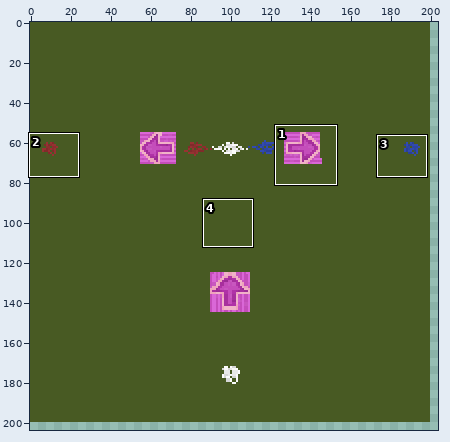
Sprite sheet -- src/main/resources/assets/antsportation/patchouli/images/split.png. The first picture is a wide view before the edit; the outline marks the close-up.
Close-up. As it was:
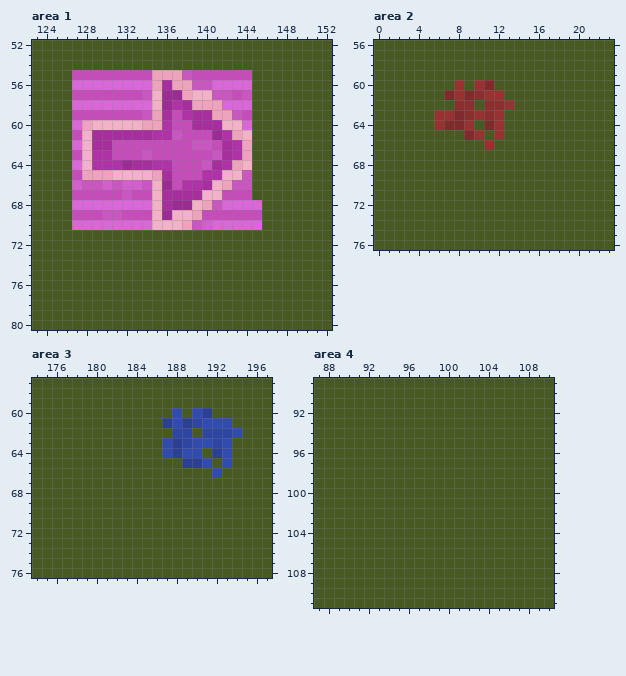
The file is 256x256 pixels. Colours within 5 levels of each other are drawn and written as one. Shown: area 1: x 123..152, y 52..80; area 2: x 0..23, y 56..76; area 3: x 174..197, y 57..76; area 4: x 87..110, y 89..111. The wide view leaves out empty margins. The commit also changed other parts of the picture, which this record leaves out.
New version:
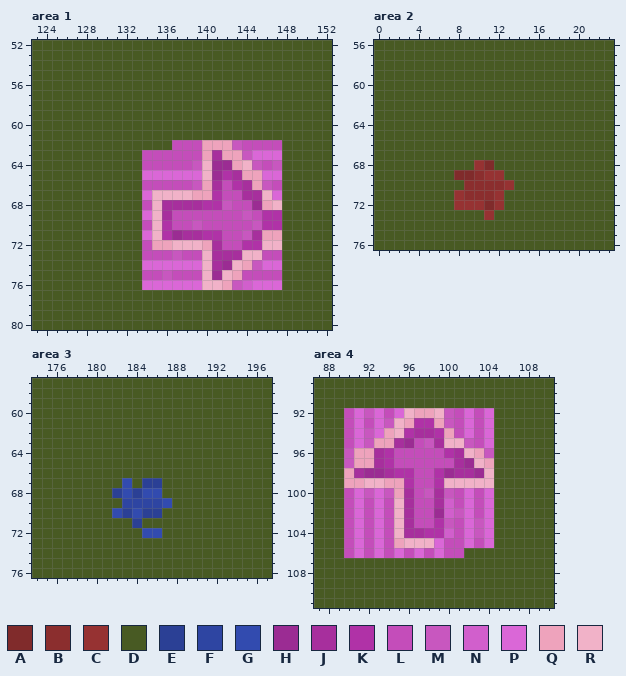
Palette (. is transparent): A #802b2b  B #8b2e2e  C #963232  D #485a23  E #2b4095  F #2e45a2  G #324baf  H #9b2c93  J #a72f9d  K #b032a7  L #c44dba  M #c857bf  N #d15fcc  P #da67d7  Q #eea3bc  R #f1b2c8
The edit:
Changed rows in their new state; - is an unchanged pixel.
Area 1:
first column x 127:
55 DDDDDDDDDDDDDDDDDD---
56 DDDDDDDDDDDDDDDDDD---
57 DDDDDDDDDDDDDDDDDD---
58 DDDDDDDDDDDDDDDDDD---
59 DDDDDDDDDDDDDDDDDD---
60 DDDDDDDDDDDDDDDDDD---
61 DDDDDDDDDDDDDDDDDD---
62 DDDDDDDDDD--LQQQMLLLL
63 DDDDDDDL-----QJQQMPPP
64 DDDDDDDLLL--MRHH--MLM
65 DDDDDDDPPPPPPRHKJQQPP
66 DDDDDDDLLL-LMQJLKJQML
67 DDDDDDDP-RRRQQK--JJRP
68 DDDDDDDL--JJJKKMLLHQR
69 DDDDDDDP-JLLL----M-KK
70 DDDDDDDL-KLL-LLLLLMKK
71 -------PRKHJJKKLLMJQQ
72 -------LQQRRRQJLLKKRR
73 -------LLLMLLRJJJRRLL
74 -------PPPPPPRJHRQMPP
75 -------LLMLLLRHRQLLLL
76 -------PPPPPPRRQMNPPP
Area 2:
first column x 6:
60 --D-DD--
61 -DDDDDD-
62 --DD-DDD
63 DDDDDDD-
64 DDDD-DD-
65 ---DD-D-
66 -----D--
68 ----CA--
69 --AABCC-
70 ---BBBBC
71 --CBBBC-
72 --CCCAC-
73 -----C--
Area 3:
first column x 182:
60 ------D-DD---
61 -----DDDDDDD-
62 ------DD-DDDD
63 -----DDDDDDD-
64 -----DDDD-DD-
65 -------DDD-D-
66 ----------D--
67 -G-EE--------
68 EGEGG--------
69 -FFFFG-------
70 GEGEE--------
71 --E----------
72 ---GG--------
Area 4:
first column x 90:
 92 LPMPLPRQQRMLPLP
 93 LPLPMRQKKQMLPLP
 94 LPMPQRKJJKQLPLP
 95 LPMQQJHLMJRRMLP
 96 MQQJKLLLLLKJRQM
 97 MQQJKLLLLLLJHRQ
 98 QJHHJKKLLKHJJHR
 99 QQRRQQKLLKRRRRR
100 LPMPMQJLMJMLPLP
101 LPLPLRJLLJNLPLP
102 LPLPLRJLLHNMPLP
103 LPLPLRJLLKMLPMP
104 LPLPLRJJKKNLPMP
105 LPLPLQRRRPLLPLP
106 LPLPLPLPLPLL---
